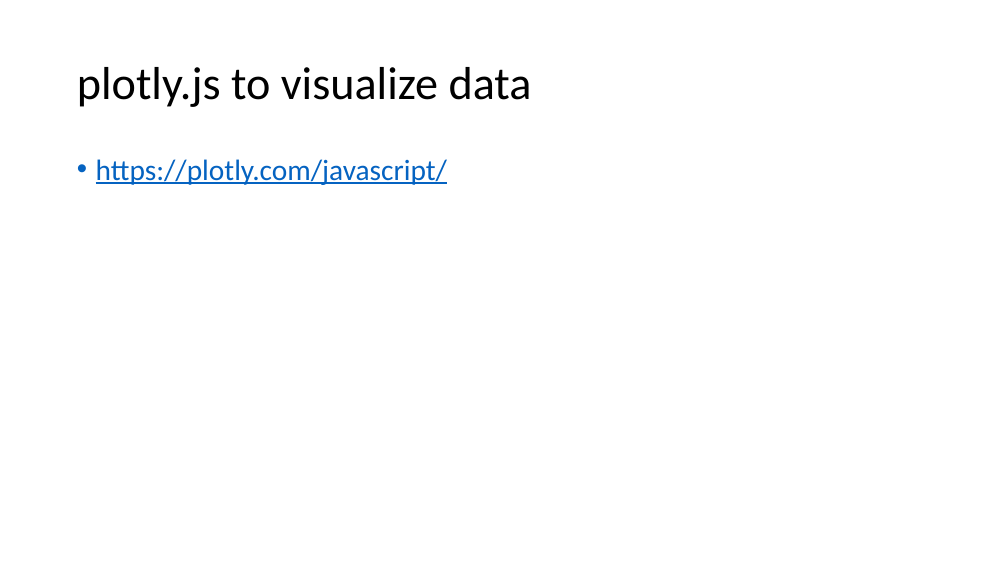
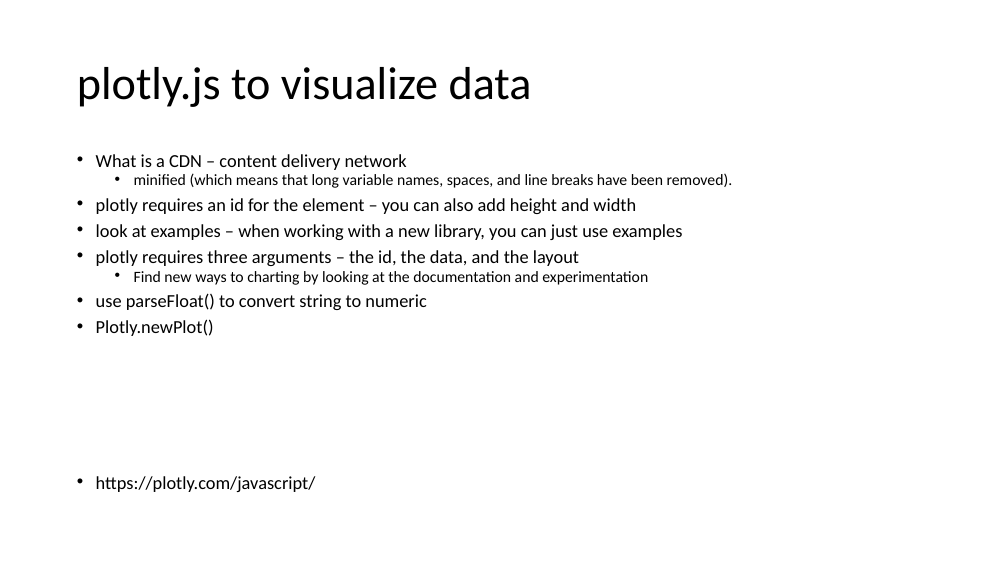
Before and after one commit to kevinclee26/dc_micro_mobo, a slide deck: slide 5 of assets/images/medium.pptx. Drawn at 1008x567 pixels with LibreOffice and Linux fonts; fonts in the diff are those of the drawing. Boxes give left, top, right and bottom in pixels: in the first picture for what was removed or moved away, otherwise in the second. Text is boxed around its words. In the diff, an @@ line names an element or a change of style, - is before the commit and + after.

```diff
--- a/assets/images/medium.pptx
+++ b/assets/images/medium.pptx
@@ text at (96,154,733,336): paragraphs added @@
+• What is a CDN – content delivery network
+  • minified (which means that long variable names, spaces, and line breaks have been removed).
+• plotly requires an id for the element – you can also add height and width
+• look at examples – when working with a new library, you can just use examples
+• plotly requires three arguments – the id, the data, and the layout
+  • Find new ways to charting by looking at the documentation and experimentation
+• use parseFloat() to convert string to numeric
+• Plotly.newPlot()
@@ text at (96,476,316,492): size 28 to 17.5 pt, text colour #0563C1 to #000000, underline off in "https://plotly.com/javascript/"; line spacing 0.9 to 0.7 @@
```
Also in this commit, not shown: 2 other files.
